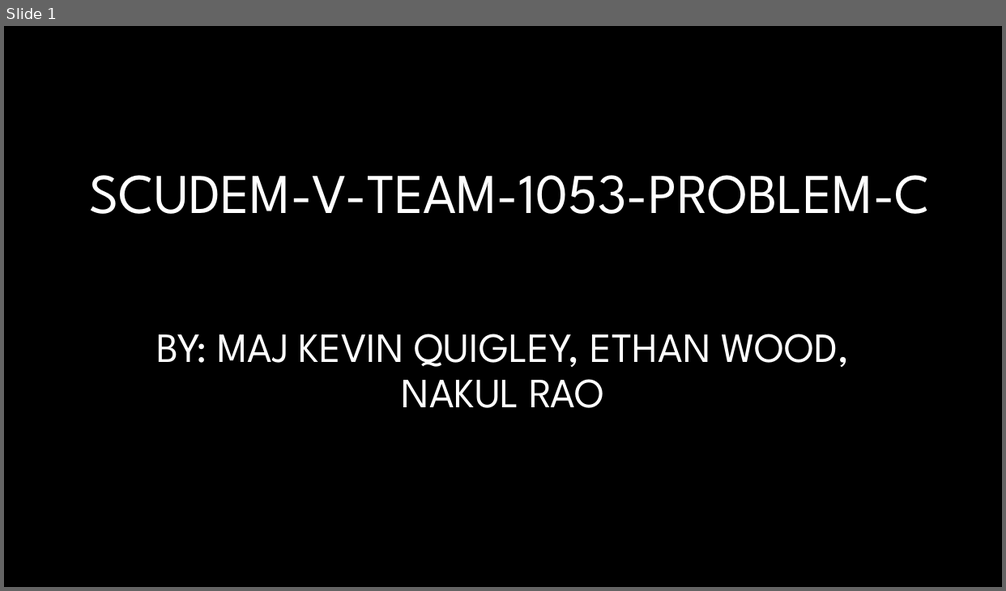
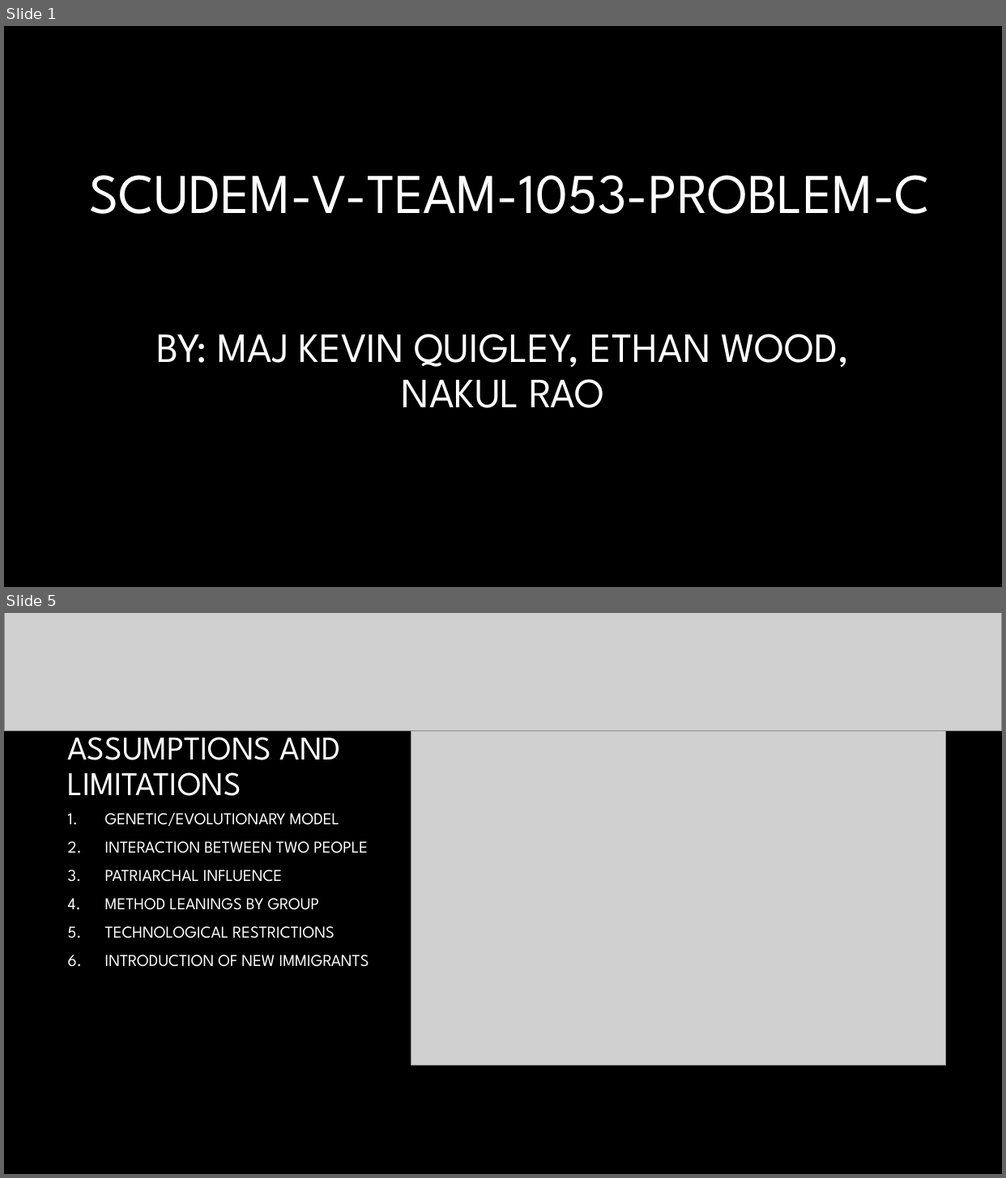
Before and after one commit to Nakul-27/SCUDEM-Populations, a slide deck: SCUDEM Presentation.pptx. Shown one above the other, each under a label of ours: slide 1 before the commit, slides 1 and 5 after it; the slides between them are not shown. The pictures are 1006x591 and 1006x1178 pixels, drawn with LibreOffice and Linux fonts; fonts in the diff are those of the drawing; grey boxes stand for pictures; background and template pictures are left out. Boxes give left, top, right and bottom in pixels: in the first picture for what was removed or moved away, otherwise in the second. Text is boxed around its words. In the diff, an @@ line names an element or a change of style, - is before the commit and + after.

```diff
--- a/SCUDEM Presentation.pptx
+++ b/SCUDEM Presentation.pptx
@@ slide 5 added at [4,613,1002,1174], background #000000 @@
@@ picture added at [4,613,1002,731] @@
@@ title added at [68,726,341,796], 32 pt, text #FFFFFF @@
+ASSUMPTIONS AND LIMITATIONS
@@ picture added at [411,731,947,1066] @@
@@ text added at [105,813,369,967], 16 pt, text #FFFFFF @@
+1. GENETIC/EVOLUTIONARY MODEL
+2. INTERACTION BETWEEN TWO PEOPLE
+3. PATRIARCHAL INFLUENCE
+4. METHOD LEANINGS BY GROUP
+5. TECHNOLOGICAL RESTRICTIONS
+6. INTRODUCTION OF NEW IMMIGRANTS
```
Also in this commit, not shown: 3 other slides added, 1 other file.
